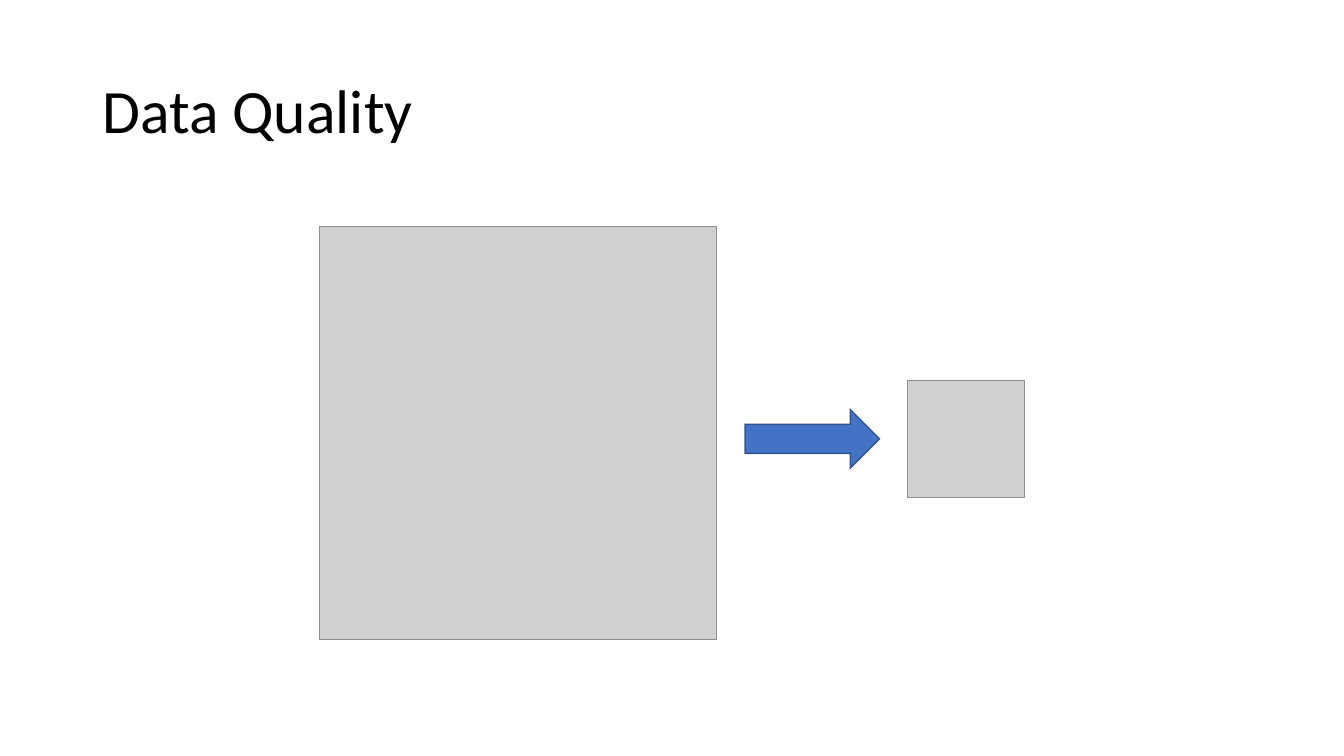
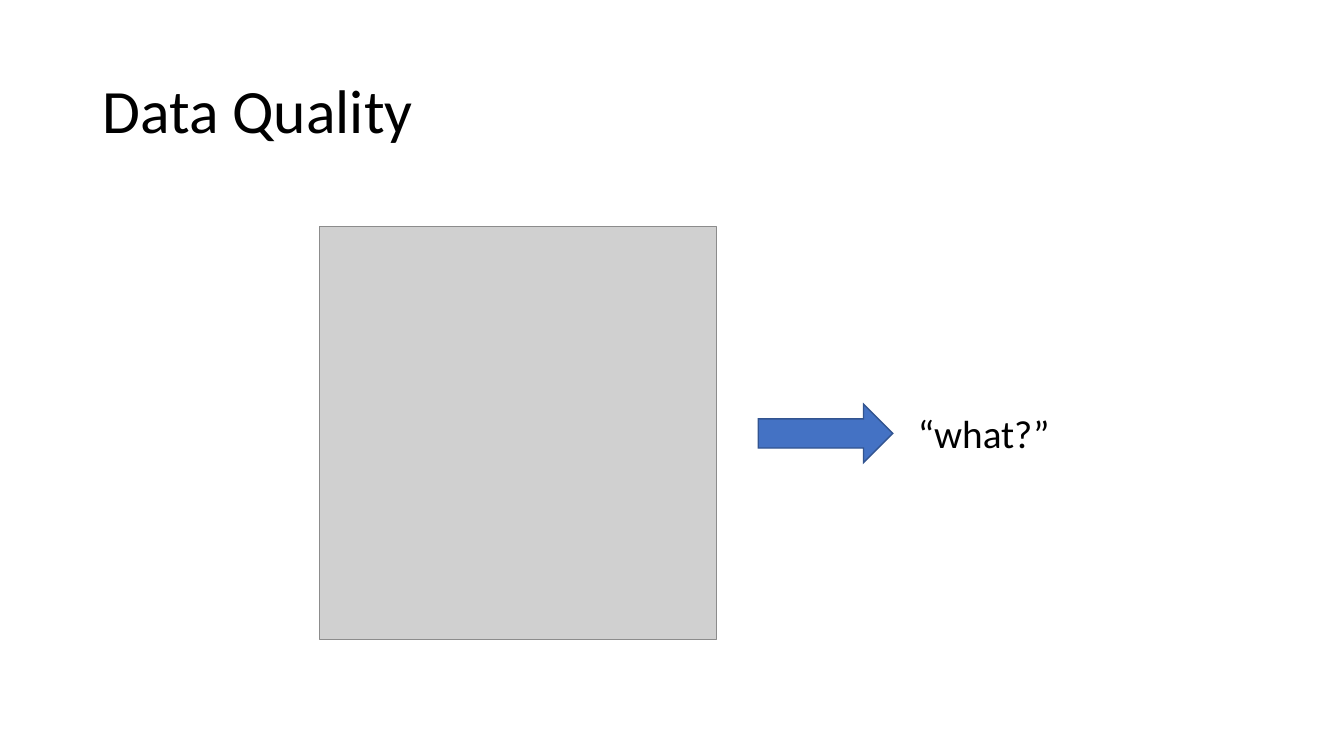
Before and after one commit to andy-j-block/census_income_predictions, a slide deck: slide 6 of slide_deck.pptx (slide 5 before the commit). Drawn at 1344x756 pixels with LibreOffice and Linux fonts; fonts in the diff are those of the drawing; grey boxes stand for pictures. Boxes give left, top, right and bottom in pixels: in the first picture for what was removed or moved away, otherwise in the second. Text is boxed around its words. In the diff, an @@ line names an element or a change of style, - is before the commit and + after.

```diff
--- a/slide_deck.pptx
+++ b/slide_deck.pptx
@@ picture removed at (908,380,1025,497) @@
@@ right arrow: place and size @@
-right arrow at (745,409,879,468)
+right arrow at (758,404,892,463)
@@ text added at (918,420,1050,449), 28 pt, text #000000 @@
+“what?”
```
Also in this commit, not shown: 5 other slides changed, 1 slide added, 3 other files.
